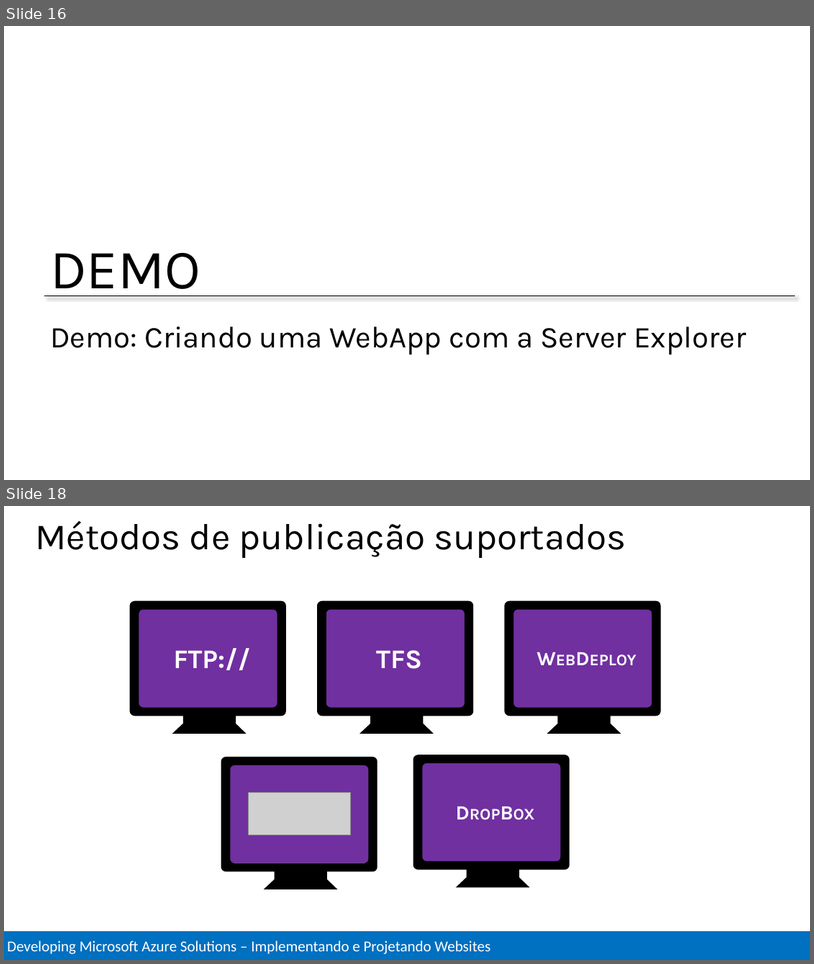
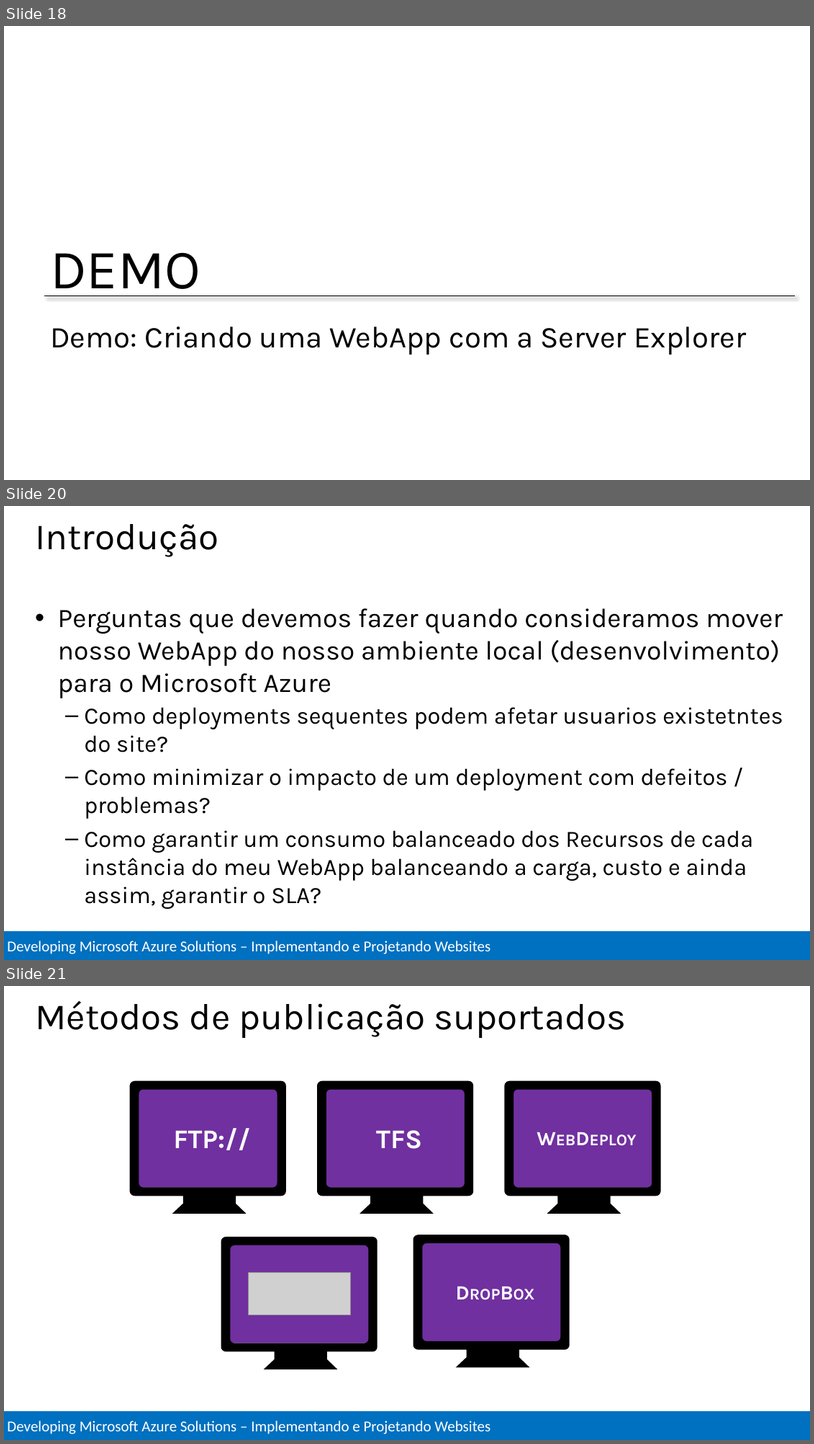
Before and after one commit to Evilazaro/MCSDAzureTraining, a slide deck: Implement and Design Websites/Implement and Design WebSites.pptx. Shown one above the other, each under a label of ours: slides 16 and 18 before the commit, slides 18, 20 and 21 after it; the slides between them are not shown. The pictures are 814x964 and 814x1444 pixels, drawn with LibreOffice and Linux fonts; fonts in the diff are those of the drawing; grey boxes stand for pictures. Boxes give left, top, right and bottom in pixels: in the first picture for what was removed or moved away, otherwise in the second. Text is boxed around its words. In the diff, an @@ line names an element or a change of style, - is before the commit and + after.

Commit message:
Deployment

```diff
--- a/Implement and Design Websites/Implement and Design WebSites.pptx
+++ b/Implement and Design Websites/Implement and Design WebSites.pptx
@@ slide 20 added at bbox=[4, 506, 810, 960], background #FFFFFF; not listed: 1 template element that a slide beside it also shows @@
@@ title added at bbox=[35, 524, 219, 557], 44 pt, text #000000 @@
+Introdução
@@ text added at bbox=[58, 608, 783, 908], 28 pt, text #000000 @@
+• Perguntas que devemos fazer quando consideramos mover nosso WebApp do nosso ambiente local (desenvolvimento) para o Microsoft Azure
+  – Como deployments sequentes podem afetar usuarios existetntes do site?
+  – Como minimizar o impacto de um deployment com defeitos / problemas?
+  – Como garantir um consumo balanceado dos Recursos de cada instância do meu WebApp balanceando a carga, custo e ainda assim, garantir o SLA?
@@ what was slide 16 is now slide 18 @@
@@ what was slide 18 is now slide 21 @@
```
Also in this commit, not shown: 4 slides changed, 4 other slides added, 1 slide removed.
